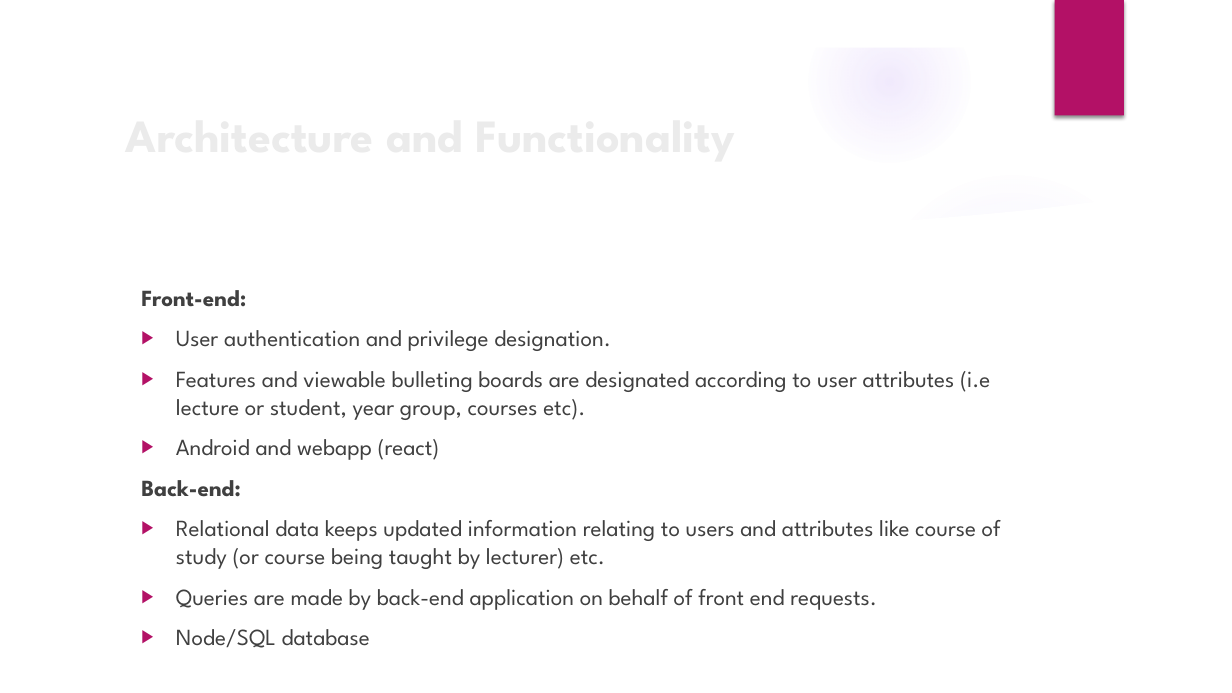
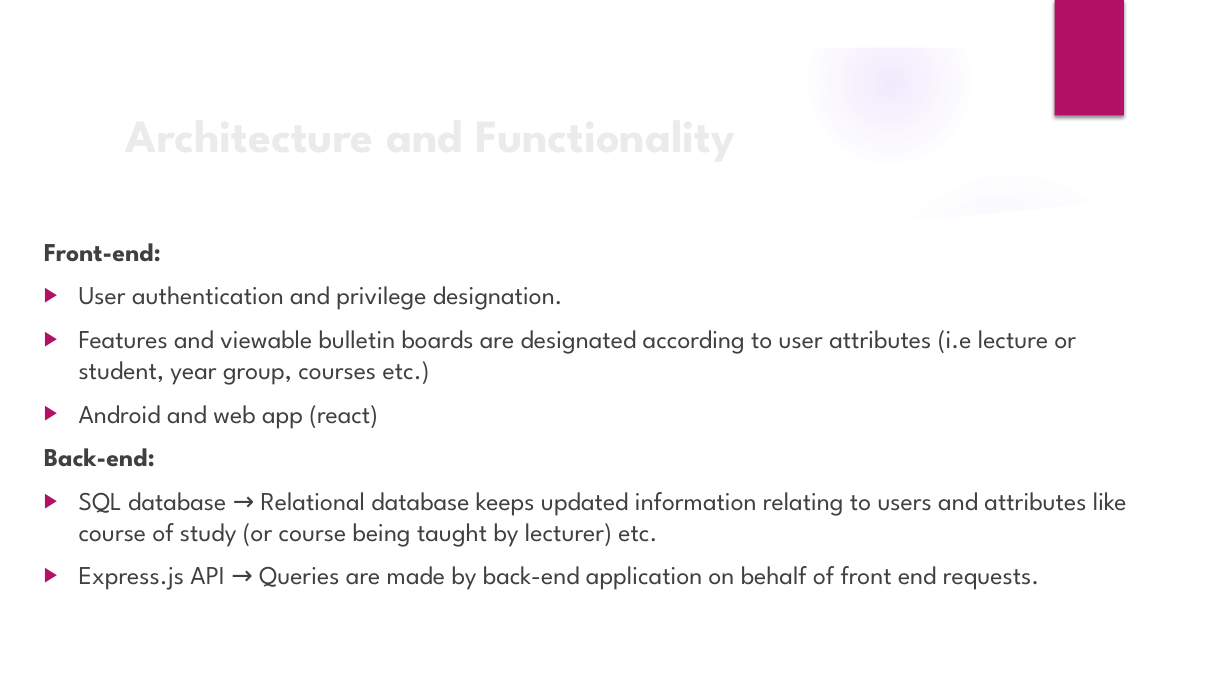
Before and after one commit to ks-manu/Mannschaft_KNUST, a slide deck: slide 12 of Documents/MannschaftPresentation.pptx (slide 8 before the commit). Drawn at 1232x693 pixels with LibreOffice and Linux fonts; fonts in the diff are those of the drawing; background and template pictures are left out. Boxes give left, top, right and bottom in pixels: in the first picture for what was removed or moved away, otherwise in the second. Text is boxed around its words. In the diff, an @@ line names an element or a change of style, - is before the commit and + after.

```diff
--- a/Documents/MannschaftPresentation.pptx
+++ b/Documents/MannschaftPresentation.pptx
@@ text "Front-end:": place and size @@
-text "Front-end:" at bbox=[141, 290, 1001, 648]
+text "Front-end:" at bbox=[44, 243, 1127, 590]
@@ text at bbox=[44, 243, 563, 467]: size 18 to 20 pt in "Front-end:", "User authentication and privilege designation.", "Back-end:" @@
@@ text at bbox=[79, 330, 1077, 429]: text changed; size 18 to 20 pt @@
-▶ Features and viewable bulleting boards are designated according to user attributes (i.e lecture or student, year group, courses etc).
-▶ Android and webapp (react)
+▶ Features and viewable bulletin boards are designated according to user attributes (i.e lecture or student, year group, courses etc.)
+▶ Android and web app (react)
@@ text at bbox=[79, 492, 1127, 590]: text changed; size 18 to 20 pt @@
-▶ Relational data keeps updated information relating to users and attributes like course of study (or course being taught by lecturer) etc.
-▶ Queries are made by back-end application on behalf of front end requests.
-▶ Node/SQL database
+▶ SQL database → Relational database keeps updated information relating to users and attributes like course of study (or course being taught by lecturer) etc.
+▶ Express.js API → Queries are made by back-end application on behalf of front end requests.
```
Also in this commit, not shown: 7 other slides changed, 10 slides added, 3 other files.
